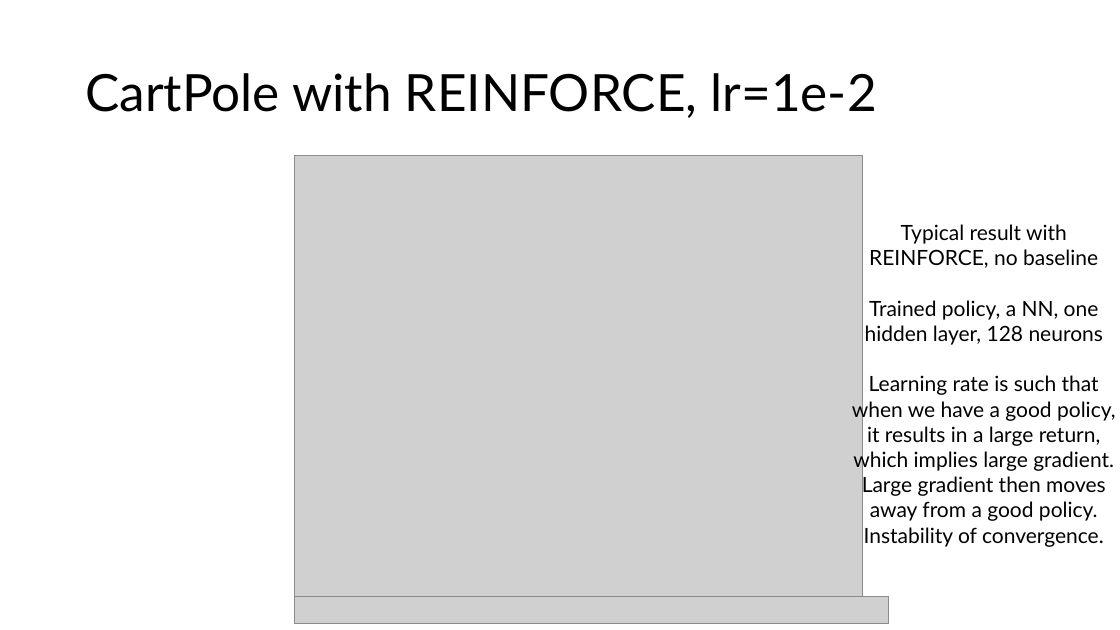
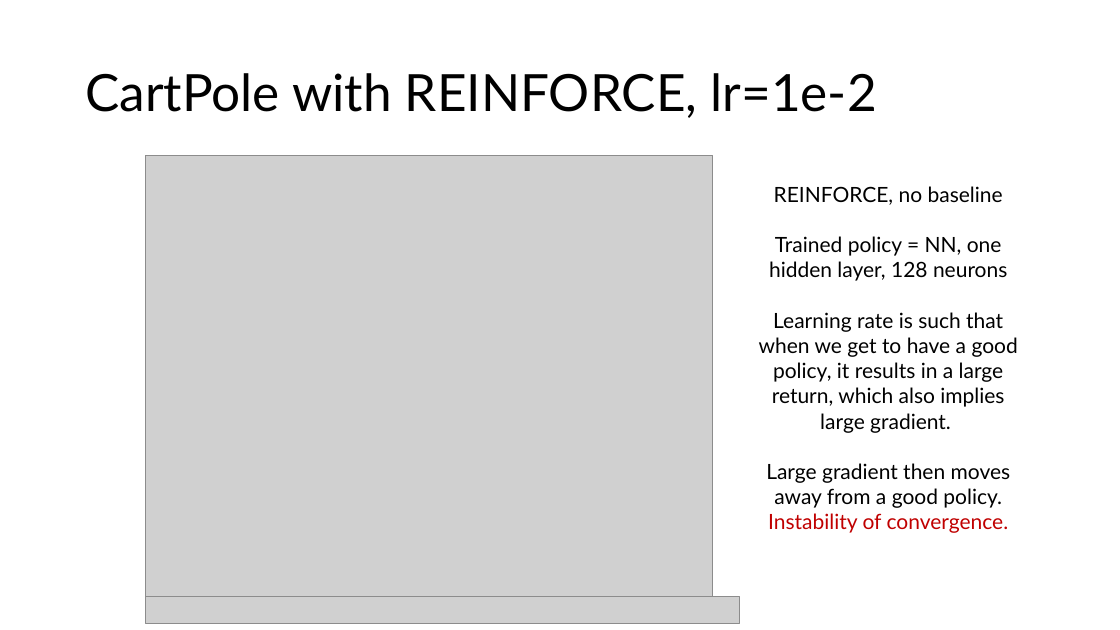
Before and after one commit to PashaDolgirev/optical-PPO, a slide deck: slide 3 of CartPole_results/RL_REINFORCE_PPO.pptx. Drawn at 1120x630 pixels with LibreOffice and Linux fonts; fonts in the diff are those of the drawing; grey boxes stand for pictures. Boxes give left, top, right and bottom in pixels: in the first picture for what was removed or moved away, otherwise in the second. Text is boxed around its words. In the diff, an @@ line names an element or a change of style, - is before the commit and + after.

```diff
--- a/CartPole_results/RL_REINFORCE_PPO.pptx
+++ b/CartPole_results/RL_REINFORCE_PPO.pptx
@@ picture: place and size @@
-picture at (295,155,862,597)
+picture at (145,155,712,597)
@@ text at (759,186,1018,533): text changed @@
-Typical result with REINFORCE, no baseline
-Trained policy, a NN, one hidden layer, 128 neurons
-Learning rate is such that when we have a good policy, it results in a large return, which implies large gradient. Large gradient then moves away from a good policy. Instability of convergence.
+REINFORCE, no baseline
+Trained policy = NN, one hidden layer, 128 neurons
+Learning rate is such that when we get to have a good policy, it results in a large return, which also implies large gradient.
+Large gradient then moves away from a good policy. Instability of convergence.
@@ picture: place and size @@
-picture at (295,597,889,623)
+picture at (145,597,739,623)
```
Also in this commit, not shown: 5 other slides changed, 3 slides added, 16 other files.
